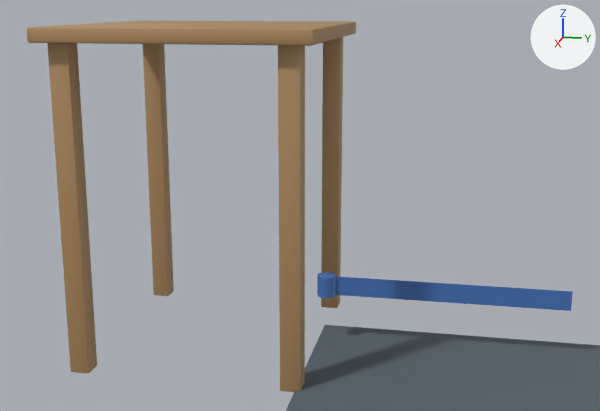
An edit to the glTF model app/modelos/dorsal_banda.glb, drawn before and after from the same camera.
Camera for both pictures: a camera (50 mm lens) standing at (1.62, -1.142, 0.789) and looking at (-0.301, -1.526, 0.309). The lights are fixed; the arrows at upper right show +X, +Y and +Z. The picture after the commit comes second. Where no turn or scale is listed for an object, it has been applied to the vertices. Vertices at exactly the same position are counted once.

In view in the first picture: 'banda_cinta', 'banda_nudo', 'esterilla', 'mesa'.
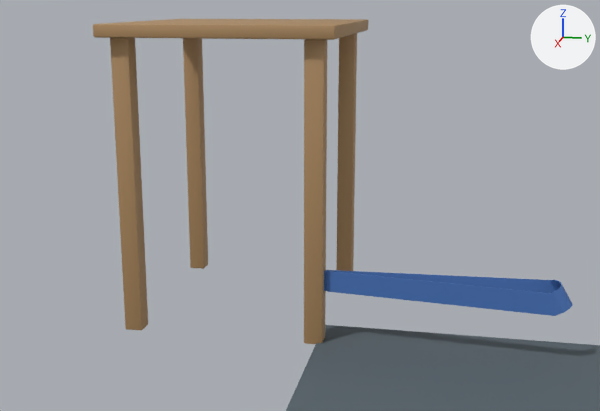
What changed in the scene script:
```text
Change me_banda:
    used by ob_banda_cinta; location = (0.0, 0.0, 0.0)
    remove me_banda.from_pydata(...)  # 100 vertices, 196 faces; spans x -0.207..-0.205, y -1.444..-0.894, z 0.122..0.167
    add me_banda.from_pydata(...)  # 184 vertices, 368 faces; spans x -0.265..-0.161, y -1.485..-0.894, z 0.121..0.186
    me_banda part 1: 100 vertices removed from x -0.207..-0.205, y -1.444..-0.894, z 0.122..0.167; 184 vertices added at x -0.265..-0.161, y -1.485..-0.894, z 0.121..0.186
Change me_banda_nudo:
    used by ob_banda_nudo; location = (0.0, 0.0, 0.0)
    remove me_banda_nudo.from_pydata(...)  # 24 vertices, 44 faces; spans x -0.2279..-0.1839, y -1.4658..-1.4218, z 0.1194..0.1694
    add me_banda_nudo.from_pydata(...)  # 24 vertices, 44 faces; spans x -0.2309..-0.1869, y -1.4945..-1.4505, z 0.1292..0.1792
    me_banda_nudo part 2: the whole mesh is moved by (-0.003, -0.0287, 0.0098)
Change me_mesa:
    used by ob_mesa; location = (0.0, 0.0, 0.0)
    remove me_mesa.from_pydata(...)  # 280 vertices, 540 faces; spans x -0.506..0.094, y -1.994..-1.424, z 0.0..0.74
    add me_mesa.from_pydata(...)  # 280 vertices, 540 faces; spans x -0.759..-0.159, y -1.973..-1.423, z 0.0..0.74
    me_mesa part 3: the loose piece of 56 vertices spanning x -0.506..0.094, y -1.994..-1.424, z 0.71..0.74 is scaled about its middle by (1, 0.965, 1), then moved by (-0.253, 0.011, 0.0)
    me_mesa part 4: the loose piece of 56 vertices spanning x -0.478..-0.433, y -1.966..-1.921, z 0.0..0.71 is moved by (-0.253, 0.021, 0.0)
    me_mesa part 5: the loose piece of 56 vertices spanning x -0.478..-0.433, y -1.496..-1.451, z 0.0..0.71 is moved by (-0.253, 0.001, 0.0)
    me_mesa part 6: the loose piece of 56 vertices spanning x 0.022..0.067, y -1.966..-1.921, z 0.0..0.71 is moved by (-0.253, 0.021, 0.0)
    me_mesa part 7: the loose piece of 56 vertices spanning x 0.022..0.067, y -1.496..-1.451, z 0.0..0.71 is moved by (-0.253, 0.001, 0.0)
```

Changed parts and their boxes [x1, y1, x2, y2] in the pictures (600 x 411 px; the box of a moved part takes in the faces that stretch with it):
'mesa', reshaped (16% narrower, 12% shorter)
    before: [27, 21, 356, 392]
    after: [93, 19, 368, 344]
'banda_cinta', reshaped (31% taller)
    before: [336, 276, 573, 311]
    after: [324, 270, 573, 316]
'banda_nudo', moved (not visible afterwards)
    before: [317, 272, 336, 298]
part 3 of me_mesa, moved or reshaped
    before: [27, 21, 356, 46]
    after: [93, 19, 368, 40]
part 4 of me_mesa, moved or reshaped
    before: [143, 44, 174, 296]
    after: [183, 38, 208, 269]
part 5 of me_mesa, moved or reshaped
    before: [321, 37, 343, 308]
    after: [336, 33, 357, 271]
part 6 of me_mesa, moved or reshaped
    before: [47, 43, 97, 373]
    after: [110, 38, 148, 330]
part 7 of me_mesa, moved or reshaped
    before: [278, 45, 305, 392]
    after: [304, 39, 327, 344]
